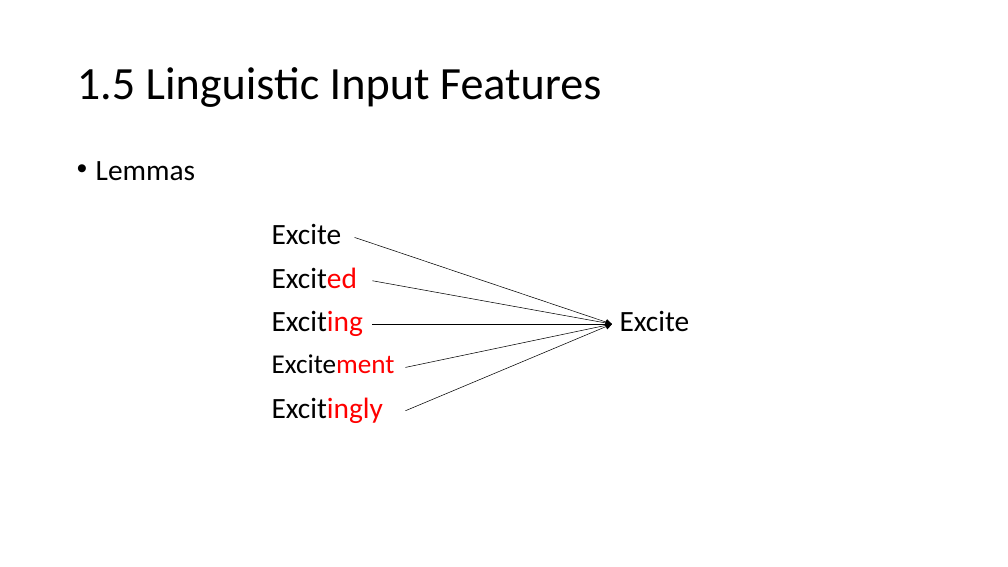
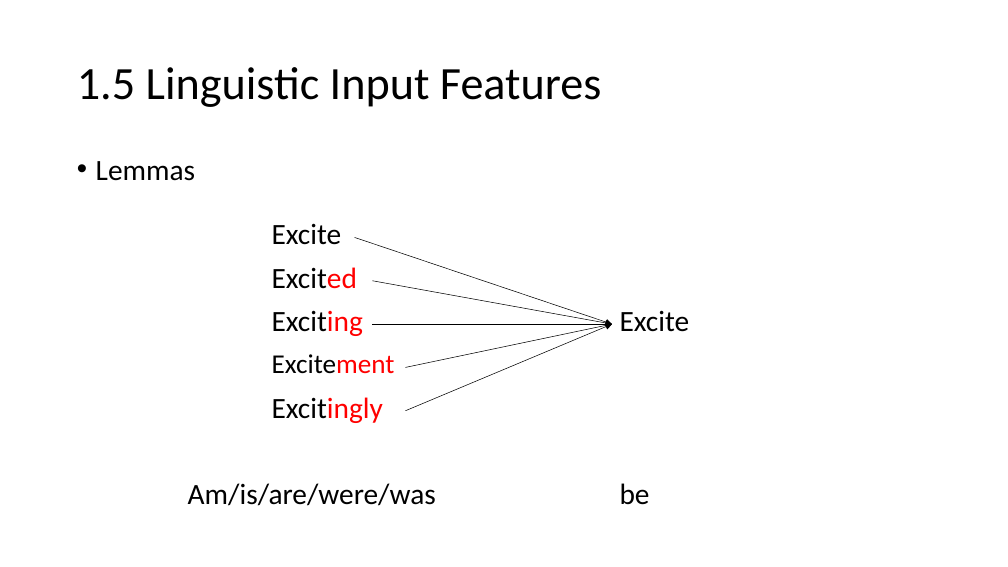
Before and after one commit to nguyenduyhanlam/PTXS-GTNN, a slide deck: slide 13 of encoder_decoder.pptx. Drawn at 1008x567 pixels with LibreOffice and Linux fonts; fonts in the diff are those of the drawing. Boxes give left, top, right and bottom in pixels: in the first picture for what was removed or moved away, otherwise in the second. Text is boxed around its words. In the diff, an @@ line names an element or a change of style, - is before the commit and + after.

```diff
--- a/encoder_decoder.pptx
+++ b/encoder_decoder.pptx
@@ text added at (188,483,436,506), 28 pt, text #000000 @@
+Am/is/are/were/was
@@ text added at (620,483,650,505), 28 pt, text #000000 @@
+be
```
Also in this commit, not shown: 2 other files.
